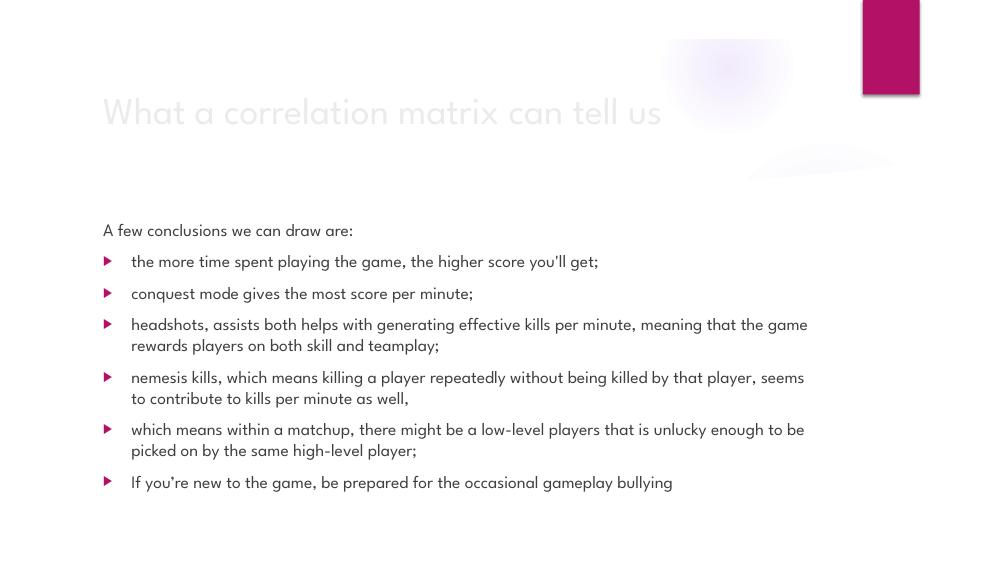
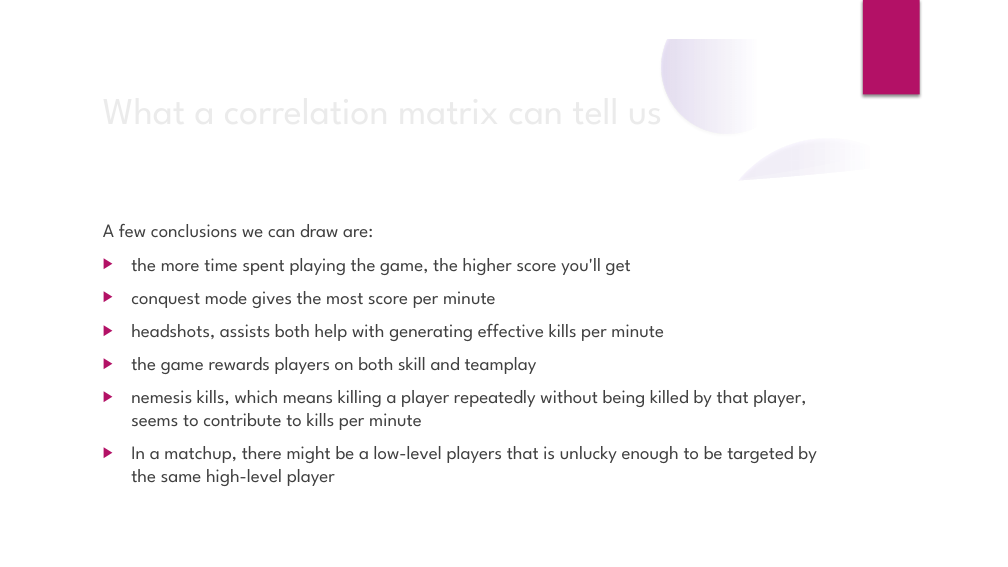
Before and after one commit to arclightspanner/Data_Science_Bootcamp_2019, a slide deck: slide 17 of Data Story Telling.pptx. Drawn at 1008x567 pixels with LibreOffice and Linux fonts; fonts in the diff are those of the drawing; background and template pictures are left out. Boxes give left, top, right and bottom in pixels: in the first picture for what was removed or moved away, otherwise in the second. Text is boxed around its words. In the diff, an @@ line names an element or a change of style, - is before the commit and + after.

```diff
--- a/Data Story Telling.pptx
+++ b/Data Story Telling.pptx
@@ shadow on in 4 elements at (0, 221, 346, 567), (0, 240, 195, 435), (712, 138, 944, 371), (662, 1, 794, 133) @@
@@ freeform shape at (38, 154, 970, 529): outline redrawn @@
@@ text at (119, 224, 373, 237): size 16.6 to 18 pt in "A few conclusions we can draw are:" @@
@@ text at (131, 258, 816, 486): text changed; size 16.6 to 18 pt @@
-▶ the more time spent playing the game, the higher score you'll get;
-▶ conquest mode gives the most score per minute;
-▶ headshots, assists both helps with generating effective kills per minute, meaning that the game rewards players on both skill and teamplay;
-▶ nemesis kills, which means killing a player repeatedly without being killed by that player, seems to contribute to kills per minute as well,
-▶ which means within a matchup, there might be a low-level players that is unlucky enough to be picked on by the same high-level player;
-▶ If you’re new to the game, be prepared for the occasional gameplay bullying
+▶ the more time spent playing the game, the higher score you'll get
+▶ conquest mode gives the most score per minute
+▶ headshots, assists both help with generating effective kills per minute
+▶ the game rewards players on both skill and teamplay
+▶ nemesis kills, which means killing a player repeatedly without being killed by that player, seems to contribute to kills per minute
+▶ In a matchup, there might be a low-level players that is unlucky enough to be targeted by the same high-level player
```
Also in this commit, not shown: 18 other slides changed.
